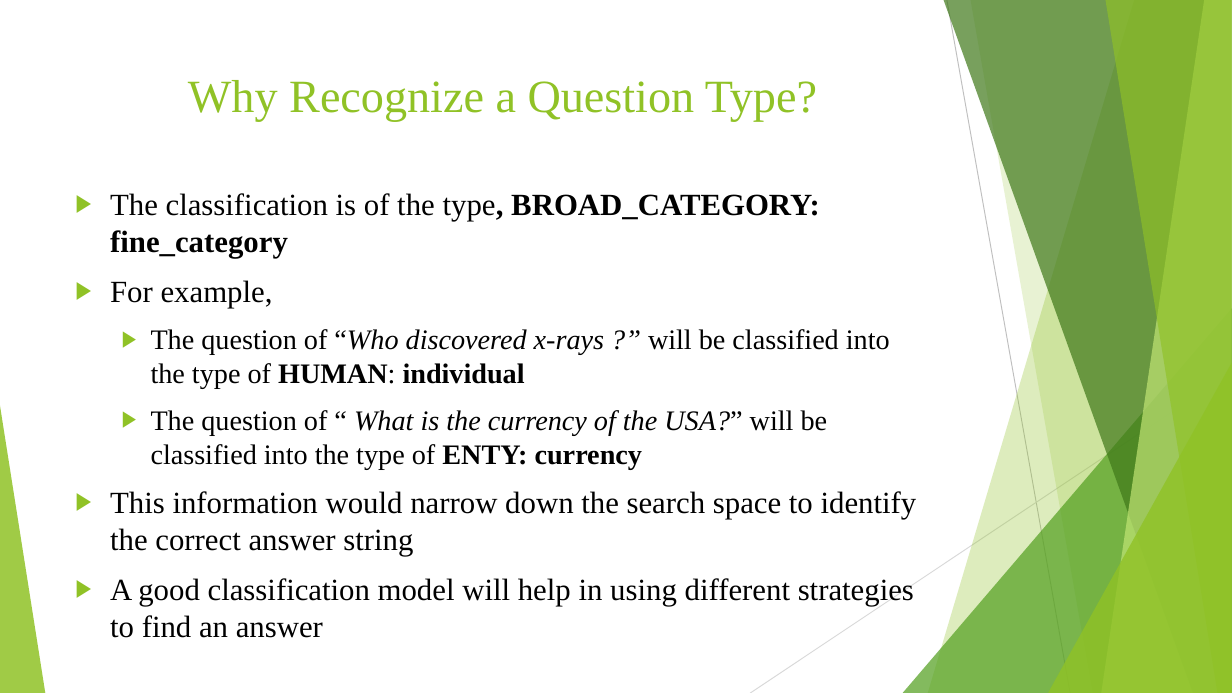
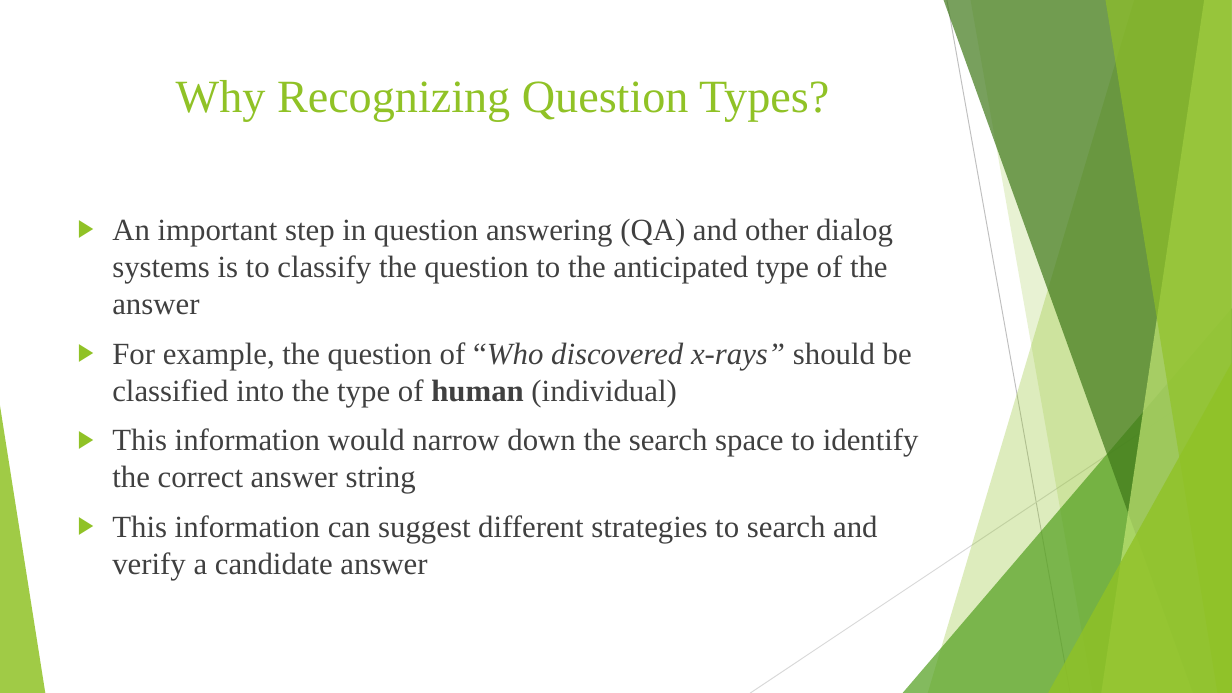
Before and after one commit to aishwaryasoni1991/Question_Type_Classification, a slide deck: slide 4 of Project Deck.pptx (slide 5 before the commit). Drawn at 1232x693 pixels with LibreOffice and Linux fonts; fonts in the diff are those of the drawing. Boxes give left, top, right and bottom in pixels: in the first picture for what was removed or moved away, otherwise in the second. Text is boxed around its words. In the diff, an @@ line names an element or a change of style, - is before the commit and + after.

```diff
--- a/Project Deck.pptx
+++ b/Project Deck.pptx
@@ title at [176, 80, 829, 121]: text changed @@
-Why Recognize a Question Type?
+Why Recognizing Question Types?
@@ text "An important step in question ...": place and size @@
-text "An important step in question ..." at [110, 193, 917, 638]
+text "An important step in question ..." at [112, 218, 919, 580]
@@ text at [112, 218, 912, 407]: text changed; size 22 to 24 pt; text colour #000000 to #404040 @@
-▶ The classification is of the type, BROAD_CATEGORY: fine_category
-▶ For example,
-  ▶ The question of “Who discovered x-rays ?” will be classified into the type of HUMAN: individual
-  ▶ The question of “ What is the currency of the USA?” will be classified into the type of ENTY: currency
+▶ An important step in question answering (QA) and other dialog systems is to classify the question to the anticipated type of the answer
+▶ For example, the question of “Who discovered x-rays” should be classified into the type of human (individual)
@@ text at [112, 428, 919, 493]: text colour #000000 to #404040 in "This information would narrow down the search ..." @@
@@ text at [112, 515, 877, 580]: text changed; text colour #000000 to #404040 @@
-▶ A good classification model will help in using different strategies to find an answer
+▶ This information can suggest different strategies to search and verify a candidate answer
```
Also in this commit, not shown: 30 other slides changed, 9 slides added, 12 slides removed, 9 other files.
